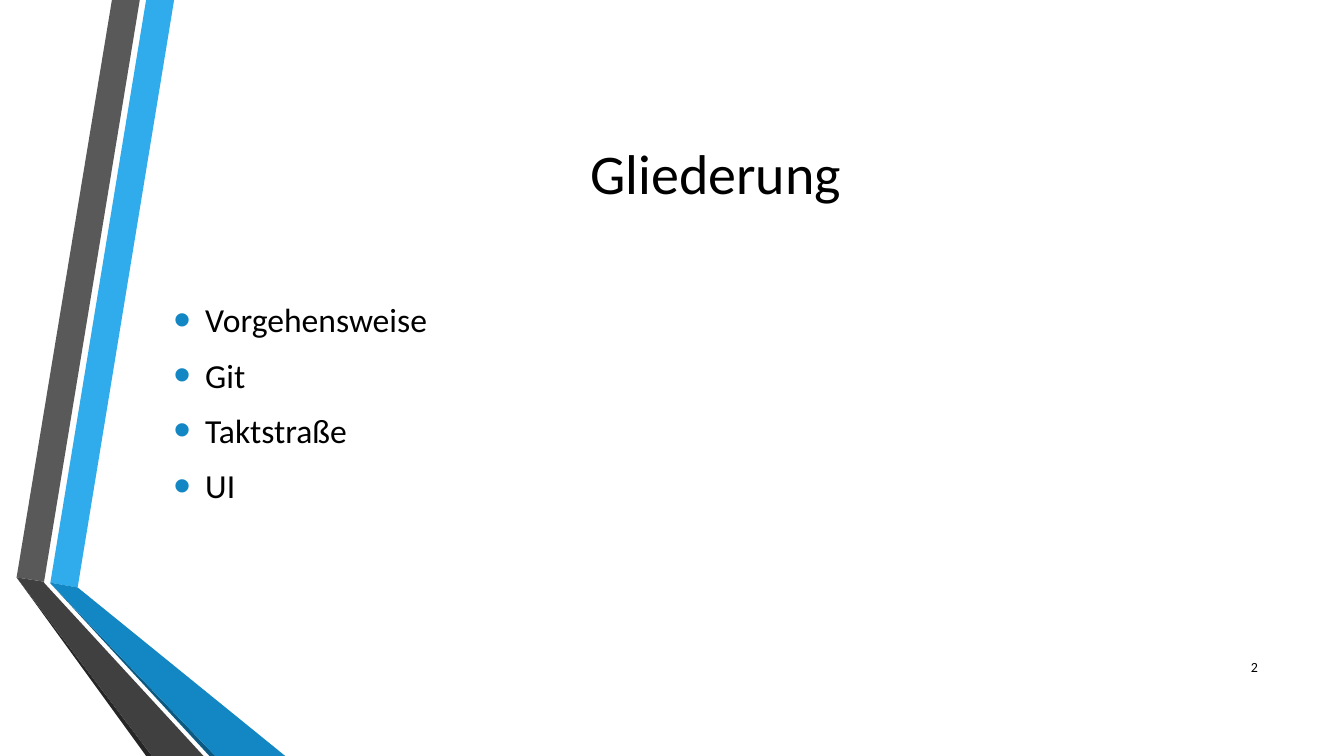
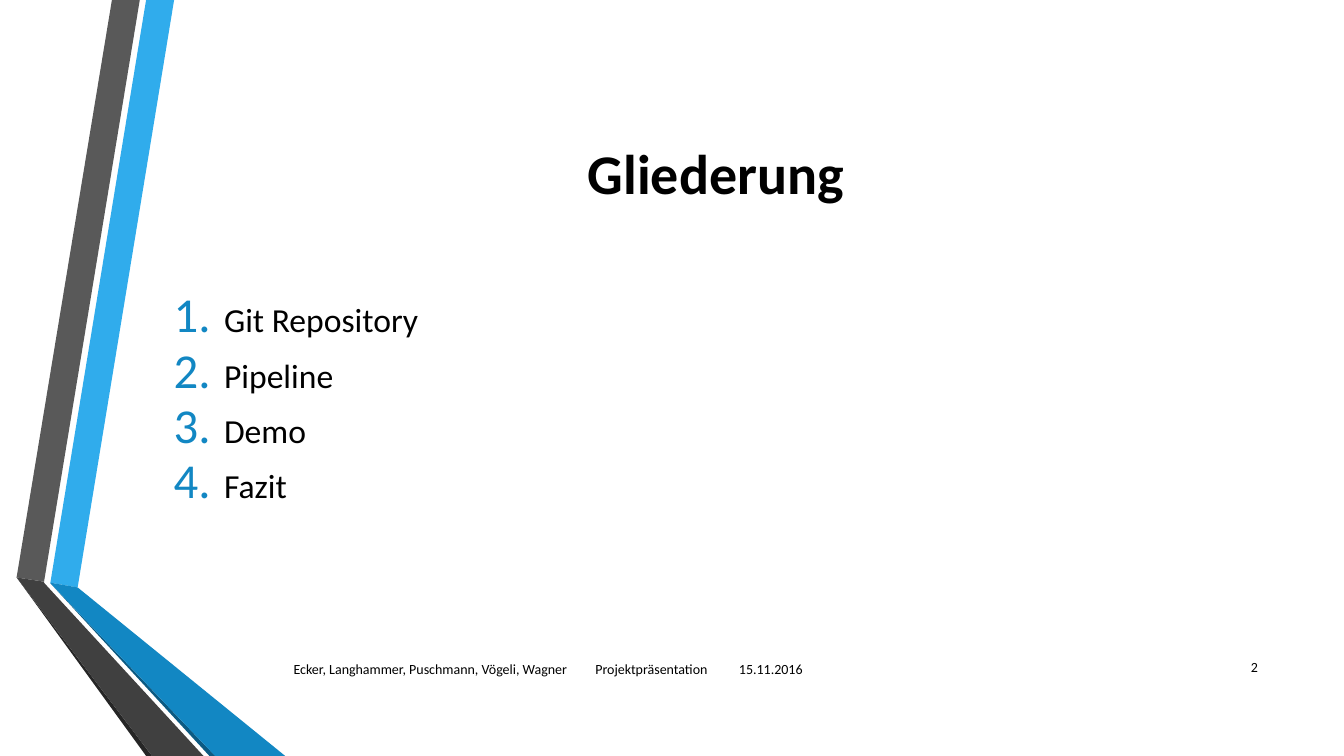
Before and after one commit to philipwagner1994/ProjectDHBW, a slide deck: slide 2 of Documentation/Projektpräsentationabschluss.pptx. Drawn at 1344x756 pixels with LibreOffice and Linux fonts; fonts in the diff are those of the drawing; background and template pictures are left out. Boxes give left, top, right and bottom in pixels: in the first picture for what was removed or moved away, otherwise in the second. Text is boxed around its words. In the diff, an @@ line names an element or a change of style, - is before the commit and + after.

Commit message:
Update

```diff
--- a/Documentation/Projektpräsentationabschluss.pptx
+++ b/Documentation/Projektpräsentationabschluss.pptx
@@ title "Gliederung" at (x1=588, y1=154, x2=844, y2=204): bold on @@
@@ text at (x1=224, y1=309, x2=418, y2=499): text changed @@
-• Vorgehensweise
-• Git
-• Taktstraße
-• UI
+1. Git Repository
+2. Pipeline
+3. Demo
+4. Fazit
@@ text added at (x1=294, y1=664, x2=803, y2=677), 10 pt, text #000000 @@
+Ecker, Langhammer, Puschmann, Vögeli, Wagner Projektpräsentation 15.11.2016
```
Also in this commit, not shown: 2 other slides changed, 9 slides added, 10 slides removed.
